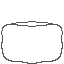
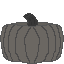
Layered file, before and after one edit (64 × 64). Changes by layer:
added layer "Layer 8" above "Layer 7" over [0, 13, 64, 63]
hid "Layer 7", painted on it over [0, 13, 64, 63]
